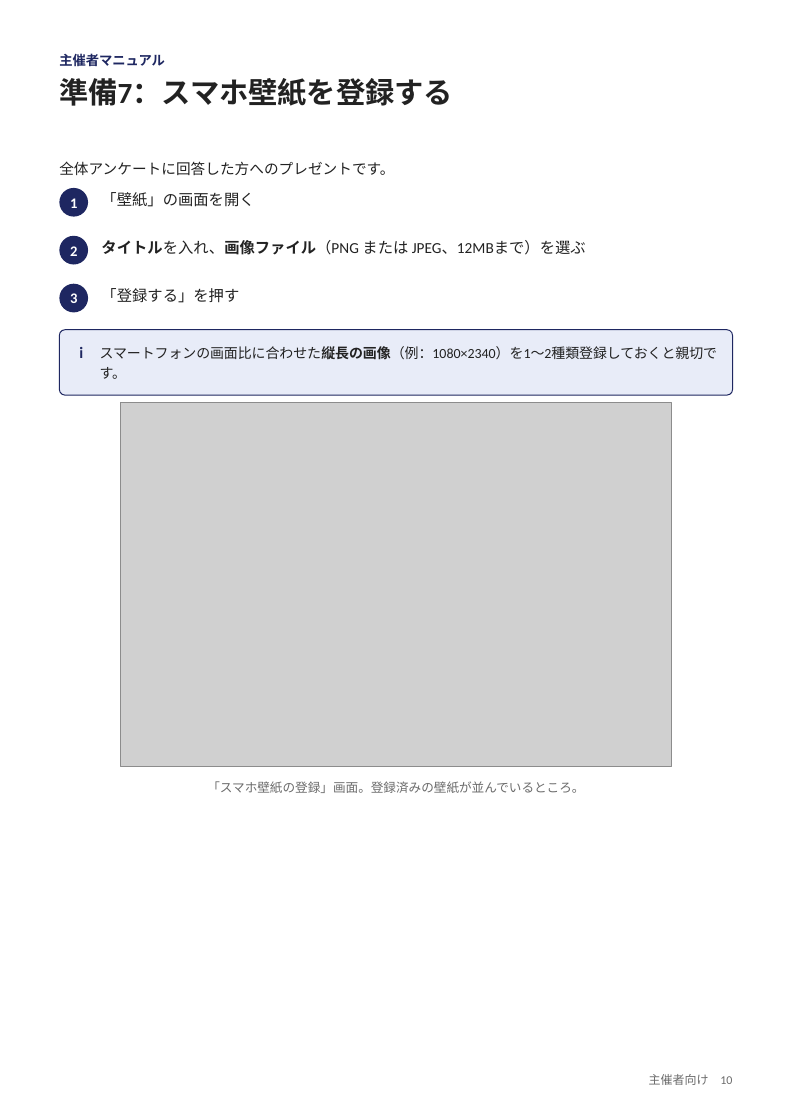
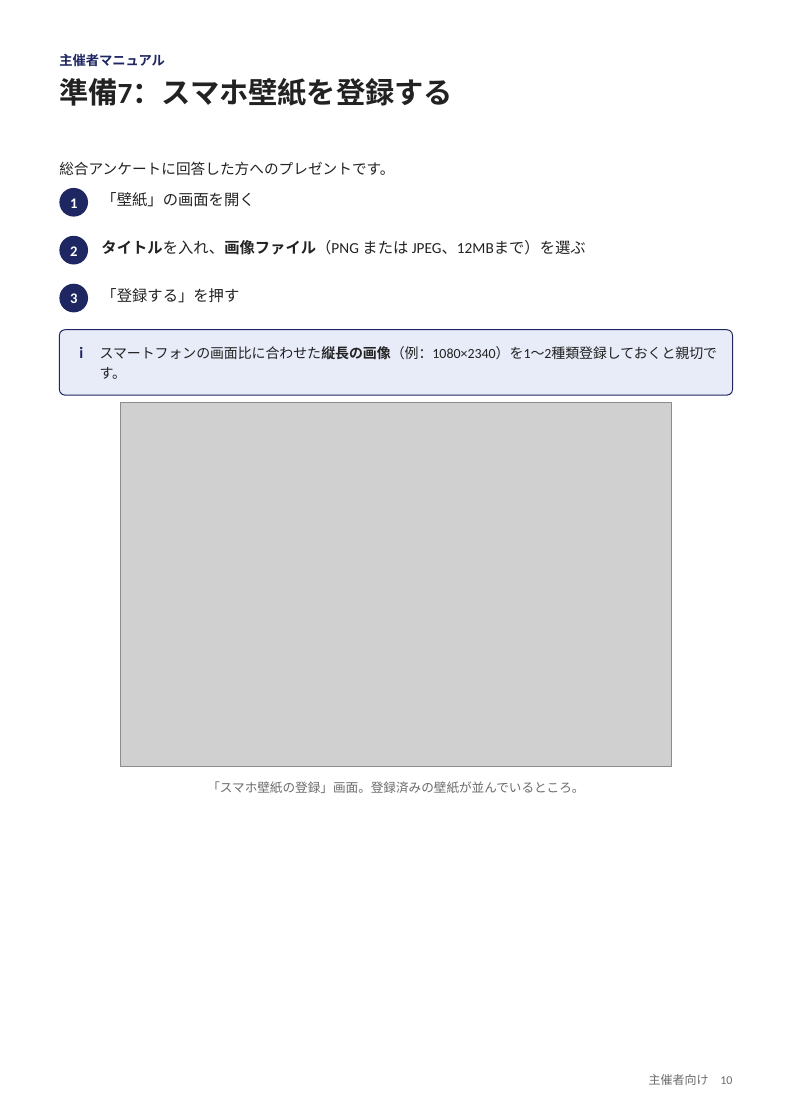
Before and after one commit to nisplus/enque, a slide deck: slide 10 of docs/manual-organizer.pptx. Drawn at 792x1120 pixels with LibreOffice and Linux fonts; fonts in the diff are those of the drawing; grey boxes stand for pictures. Boxes give left, top, right and bottom in pixels: in the first picture for what was removed or moved away, otherwise in the second. Text is boxed around its words. In the diff, an @@ line names an element or a change of style, - is before the commit and + after.

```diff
--- a/docs/manual-organizer.pptx
+++ b/docs/manual-organizer.pptx
@@ text at (x1=59, y1=161, x2=394, y2=175): text changed @@
-全体アンケートに回答した方へのプレゼントです。
+総合アンケートに回答した方へのプレゼントです。
```
Also in this commit, not shown: 7 other slides changed, 44 other files.
